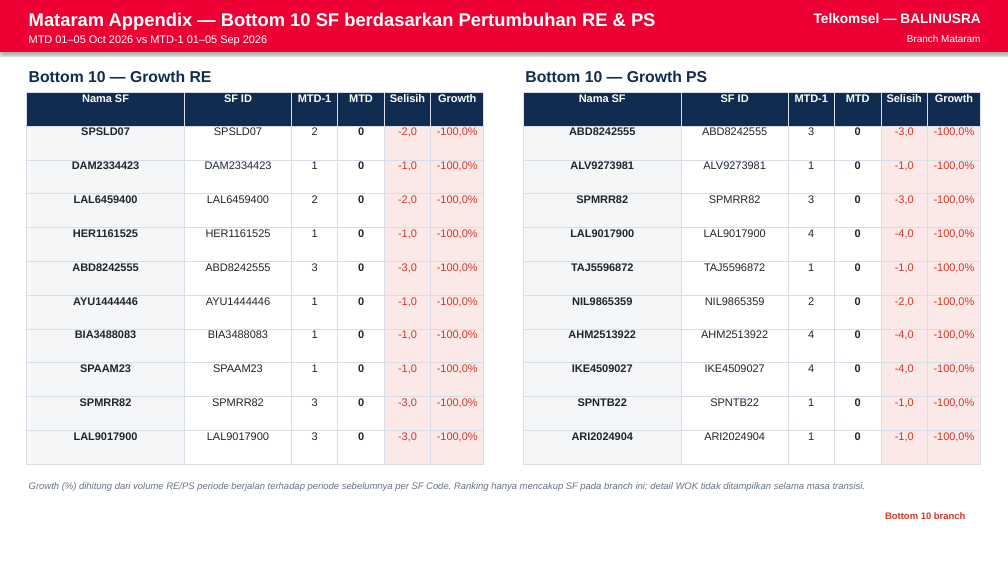
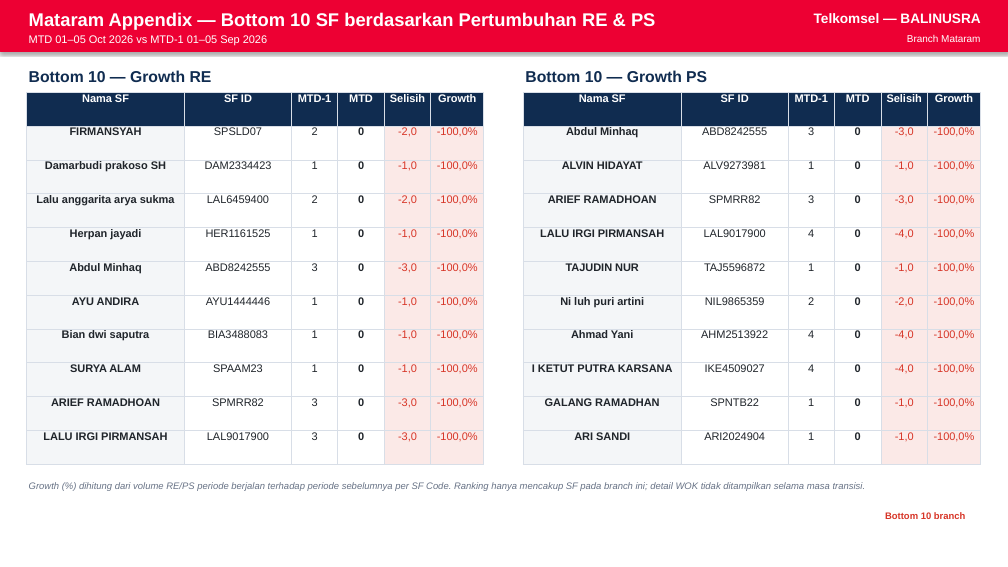
Before and after one commit to linktreehhbalnus-eng/wow_balnus, a slide deck: slide 10 of beta_12wok/reports/BRANCH_MATARAM_PERFORMANCE_SUMMARY_20261005_INARA.pptx. Drawn at 1008x567 pixels with LibreOffice and Linux fonts; fonts in the diff are those of the drawing. Boxes give left, top, right and bottom in pixels: in the first picture for what was removed or moved away, otherwise in the second. Text is boxed around its words. In the diff, an @@ line names an element or a change of style, - is before the commit and + after.

```diff
--- a/beta_12wok/reports/BRANCH_MATARAM_PERFORMANCE_SUMMARY_20261005_INARA.pptx
+++ b/beta_12wok/reports/BRANCH_MATARAM_PERFORMANCE_SUMMARY_20261005_INARA.pptx
@@ table at <box>26,92,485,464</box> @@
-row 2, column 1: SPSLD07
+row 2, column 1: FIRMANSYAH
-row 3, column 1: DAM2334423
+row 3, column 1: Damarbudi prakoso SH
-row 4, column 1: LAL6459400
+row 4, column 1: Lalu anggarita arya sukma
-row 5, column 1: HER1161525
+row 5, column 1: Herpan jayadi
-row 6, column 1: ABD8242555
+row 6, column 1: Abdul Minhaq
-row 7, column 1: AYU1444446
+row 7, column 1: AYU ANDIRA
-row 8, column 1: BIA3488083
+row 8, column 1: Bian dwi saputra
-row 9, column 1: SPAAM23
+row 9, column 1: SURYA ALAM
-row 10, column 1: SPMRR82
+row 10, column 1: ARIEF RAMADHOAN
-row 11, column 1: LAL9017900
+row 11, column 1: LALU IRGI PIRMANSAH
@@ table at <box>523,92,982,464</box> @@
-row 2, column 1: ABD8242555
+row 2, column 1: Abdul Minhaq
-row 3, column 1: ALV9273981
+row 3, column 1: ALVIN HIDAYAT
-row 4, column 1: SPMRR82
+row 4, column 1: ARIEF RAMADHOAN
-row 5, column 1: LAL9017900
+row 5, column 1: LALU IRGI PIRMANSAH
-row 6, column 1: TAJ5596872
+row 6, column 1: TAJUDIN NUR
-row 7, column 1: NIL9865359
+row 7, column 1: Ni luh puri artini
-row 8, column 1: AHM2513922
+row 8, column 1: Ahmad Yani
-row 9, column 1: IKE4509027
+row 9, column 1: I KETUT PUTRA KARSANA
-row 10, column 1: SPNTB22
+row 10, column 1: GALANG RAMADHAN
-row 11, column 1: ARI2024904
+row 11, column 1: ARI SANDI
```
Also in this commit, not shown: 4 other slides changed, 20 other files.
